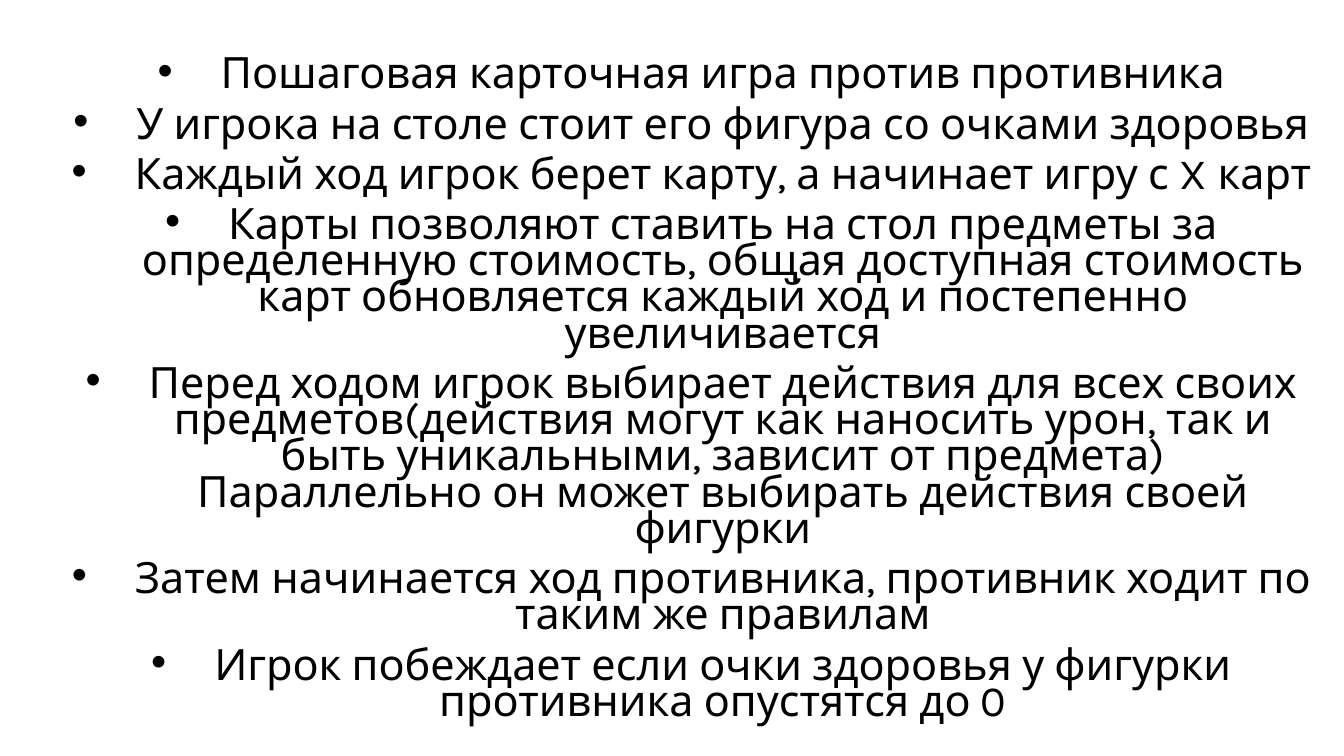
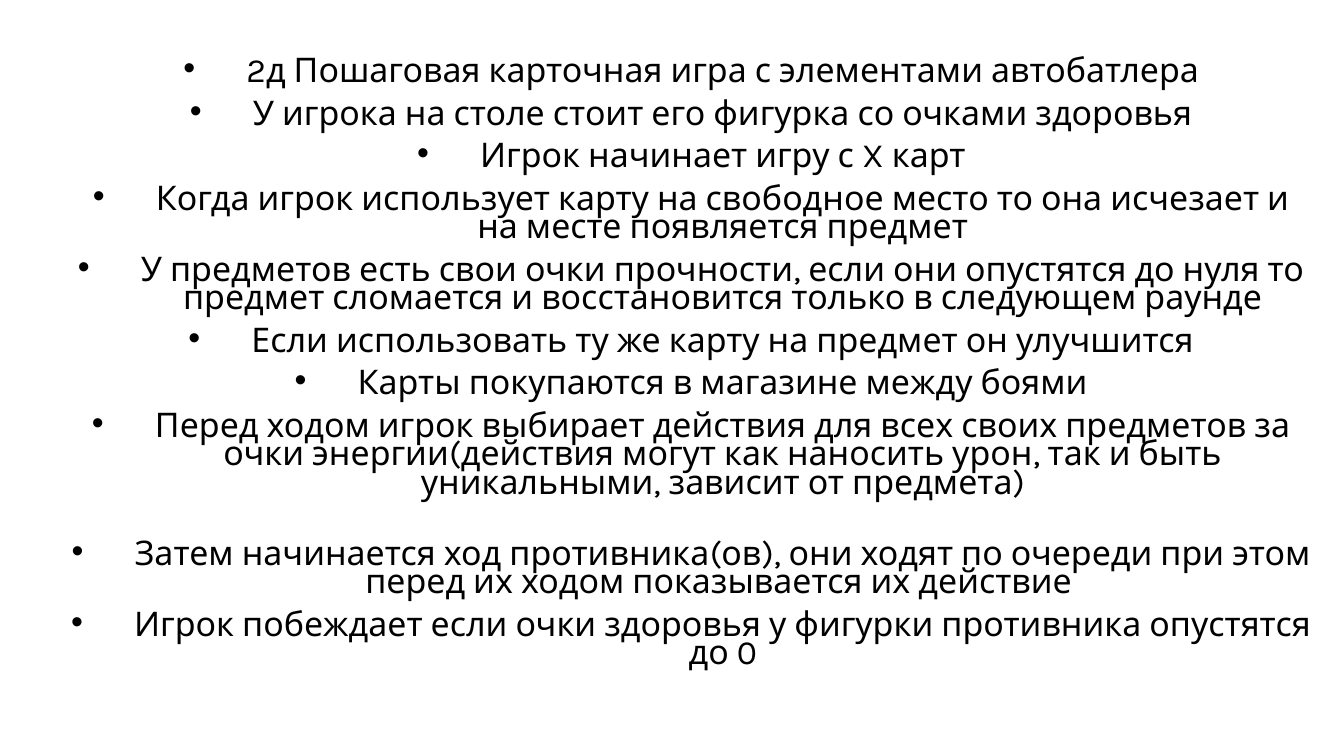
Before and after one commit to zyuzyakin/CSharpBattlerGame, a slide deck: slide 1 of идея игры карточн.pptx. Drawn at 1344x756 pixels with LibreOffice and Linux fonts; fonts in the diff are those of the drawing. Boxes give left, top, right and bottom in pixels: in the first picture for what was removed or moved away, otherwise in the second. Text is boxed around its words. In the diff, an @@ line names an element or a change of style, - is before the commit and + after.

```diff
--- a/идея игры карточн.pptx
+++ b/идея игры карточн.pptx
@@ subtitle at (135, 56, 1310, 601): text changed; size 30.8 to 24.2 pt @@
-• Пошаговая карточная игра против противника
-• У игрока на столе стоит его фигура со очками здоровья
-• Каждый ход игрок берет карту, а начинает игру с X карт
-• Карты позволяют ставить на стол предметы за определенную стоимость, общая доступная стоимость карт обновляется каждый ход и постепенно увеличивается
-• Перед ходом игрок выбирает действия для всех своих предметов(действия могут как наносить урон, так и быть уникальными, зависит от предмета)
-  Параллельно он может выбирать действия своей фигурки
-• Затем начинается ход противника, противник ходит по таким же правилам
+• 2д Пошаговая карточная игра с элементами автобатлера
+• У игрока на столе стоит его фигурка со очками здоровья
+• Игрок начинает игру с X карт
+• Когда игрок использует карту на свободное место то она исчезает и на месте появляется предмет
+• У предметов есть свои очки прочности, если они опустятся до нуля то предмет сломается и восстановится только в следующем раунде
+• Если использовать ту же карту на предмет он улучшится
+• Карты покупаются в магазине между боями
+• Перед ходом игрок выбирает действия для всех своих предметов за очки энергии(действия могут как наносить урон, так и быть уникальными, зависит от предмета)
+• Затем начинается ход противника(ов), они ходят по очереди при этом перед их ходом показывается их действие
@@ subtitle at (134, 610, 1310, 671): size 30.8 to 24.2 pt in "Игрок побеждает если очки здоровья у фигурки ..." @@
```
Also in this commit, not shown: 2 other slides changed, 1 slide added.
